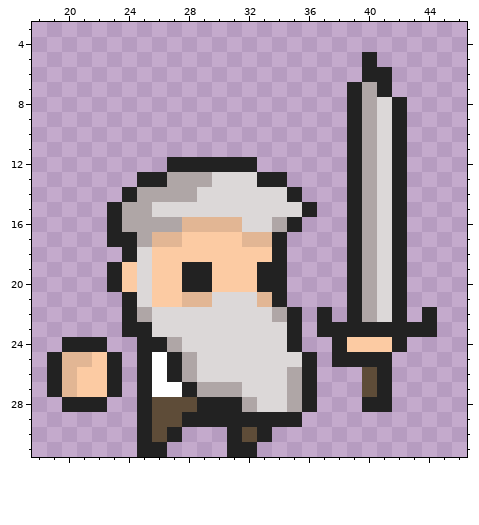
Two versions of one pixel-art sprite, assets/player/player_idle_anim_f2.png. The picture above is the old version.
The file is 64x32 pixels. Colours within 5 levels of each other are drawn and written as one. Shown: x 18..46, y 3..31.
And afterwards:
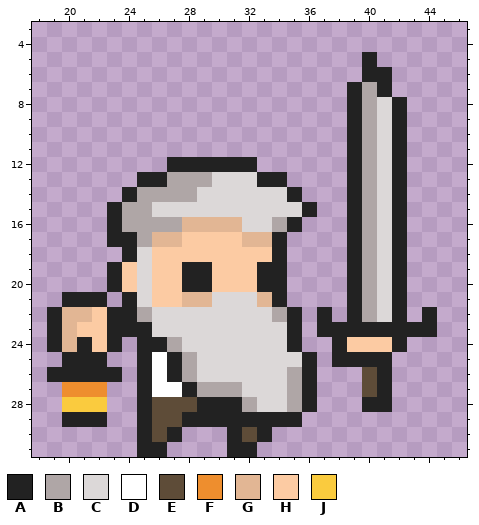
Palette (. is transparent): A #222222  B #afa6a6  C #dcd8d8  D #ffffff  E #5e4c38  F #ee8e2e  G #e2b694  H #fccba3  J #facb3e
The exact change:
y 21: x 20..22 ... -> AAA
y 22: x 19..23 ..... -> AGGHA
y 23: x 19..23 ..... -> AGHHA
y 24: x 19..20 .A -> AG; x 22..23 A. -> HA
y 25: x 19..23 AGGHA -> .AAA.
y 26: x 20..22 GHH -> AAA
y 27: x 19..23 AGHHA -> .FFF.
y 28: x 20..22 AAA -> JJJ
y 29: x 20..22 ... -> AAA
Changed places in both pictures, as pixel boxes (x1, y1, x2, y2):
changed: (47, 292, 122, 427)
